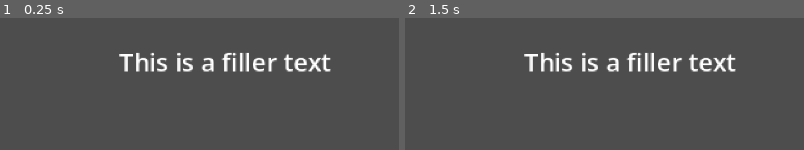
Above: before the commit, frames 1-2 (left to right).
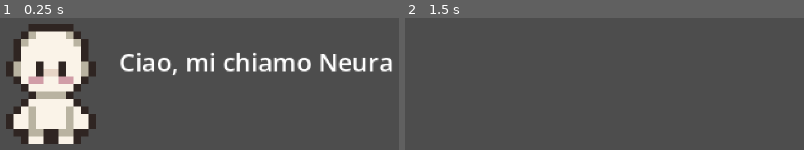
Above: after the commit, the same moments.

Repository: khriii/ai-academy
Game: Godot game, scene res://scenes/ui/dialogue/DialogueManager.tscn
Same seed, same stepped clock (60 frames per second), same inputs: the game is played once before the commit and once after it. This scene is started directly instead of the project's main scene.
Inputs:
- Up to frame 1 (0.25 s): no input
- Up to frame 2 (1.5 s): tap Enter at 0.5 s; hold D (move_right) 0.53-1.28 s; tap Space (continue_dialogue, bound only after the commit) at 0.6, 1.25, 1.35 s; hold S (move_down) from 1.28 s (still down)

The runs differ from the first frame. In frame 1, 21% of the frame differs, in the area x 1-99%, y 4-96%; in frame 2, 3.0%.

Commit message:
finished DialogueManager and added custom scale to the left and right sprites

Diff:
--- a/components/lang/lang_it.json
+++ b/components/lang/lang_it.json
@@ -5,11 +5,13 @@
 		"test_1": [
 			{
 				"speaker": "Neura",
-				"text": "Ciao, mi chiamo Neura"
+				"text": "Ciao, mi chiamo Neura",
+				"position": "left"
 			},
 			{
 				"speaker": "Doc. Epoch",
-				"text": "Ciao Neura"
+				"text": "Ciao Neura",
+				"position": "right"
 			}
 		]
 	}
--- a/project.godot
+++ b/project.godot
@@ -53,6 +53,13 @@
 , Object(InputEventKey,"resource_local_to_scene":false,"resource_name":"","device":-1,"window_id":0,"alt_pressed":false …(186 unchanged characters)…
 ]
 }
+continue_dialogue={
+"deadzone": 0.2,
+"events": [Object(InputEventKey,"resource_local_to_scene":false,"resource_name":"","device":-1,"window_id":0,"alt_pressed":false,"shift_pressed":false,"ctrl_pressed":false,"meta_pressed":false,"pressed":false,"keycode":0,"physical_keycode":32,"key_label":0,"unicode":32,"location":0,"echo":false,"script":null)
+, Object(InputEventKey,"resource_local_to_scene":false,"resource_name":"","device":-1,"window_id":0,"alt_pressed":false,"shift_pressed":false,"ctrl_pressed":false,"meta_pressed":false,"pressed":false,"keycode":0,"physical_keycode":4194309,"key_label":0,"unicode":0,"location":0,"echo":false,"script":null)
+, Object(InputEventMouseButton,"resource_local_to_scene":false,"resource_name":"","device":-1,"window_id":0,"alt_pressed":false,"shift_pressed":false,"ctrl_pressed":false,"meta_pressed":false,"button_mask":1,"position":Vector2(151, 9),"global_position":Vector2(160, 57),"factor":1.0,"button_index":1,"canceled":false,"pressed":true,"double_click":false,"script":null)
+]
+}
 
 [physics]
 
--- a/scenes/ui/dialogue/DialogueManager.tscn
+++ b/scenes/ui/dialogue/DialogueManager.tscn
@@ -2,6 +2,8 @@
 
 [ext_resource type="Script" uid="uid://3r1xgbb0w4xw" path="res://scenes/ui/dialogue/dialogue_manager.gd" id="1_j26l4"]
 [ext_resource type="Script" uid="uid://2p554g1othq4" path="res://components/lang/lang_component.gd" id="2_sck70"]
+[ext_resource type="Texture2D" uid="uid://cjnghhm3lprw1" path="res://assets/sprites/player/16x16 Idle-Sheet.png" id="3_diyup"]
+[ext_resource type="Texture2D" uid="uid://ycbupeq78wha" path="res://assets/sprites/player/16x16 Rotate-Sheet.png" id="4_0256c"]
 
 [sub_resource type="LabelSettings" id="LabelSettings_g7b4d"]
 font_size = 10
@@ -14,8 +16,8 @@
 grow_horizontal = 2
 grow_vertical = 2
 script = ExtResource("1_j26l4")
-left_character = NodePath("")
-right_character = NodePath("")
+left_character = NodePath("LeftSprite")
+right_character = NodePath("RightSprite")
 left_character_marker = NodePath("LeftCharacterMarker")
 right_character_marker = NodePath("RightCharacterMarker")
 dialogue_label = NodePath("DialogueLabel")
@@ -40,9 +42,22 @@
 autowrap_mode = 3
 
 [node name="LeftCharacterMarker" type="Marker2D" parent="." unique_id=311072651]
+position = Vector2(26, 140)
 
 [node name="RightCharacterMarker" type="Marker2D" parent="." unique_id=409396596]
+position = Vector2(294, 140)
 
 [node name="LangComponent" type="Node2D" parent="." unique_id=2112722499]
 script = ExtResource("2_sck70")
 metadata/_custom_type_script = "uid://2p554g1othq4"
+
+[node name="LeftSprite" type="Sprite2D" parent="." unique_id=1795631411]
+texture = ExtResource("3_diyup")
+hframes = 4
+vframes = 5
+
+[node name="RightSprite" type="Sprite2D" parent="." unique_id=338386601]
+texture = ExtResource("4_0256c")
+hframes = 3
+vframes = 3
+frame = 5
--- a/scenes/ui/dialogue/dialogue_manager.gd
+++ b/scenes/ui/dialogue/dialogue_manager.gd
@@ -2,6 +2,8 @@
 
 @export var left_character: Sprite2D
 @export var right_character: Sprite2D
+@export var left_character_size: Vector2 = Vector2(3, 3)
+@export var right_character_size: Vector2 = Vector2(3, 3)
 @export var left_character_marker: Marker2D
 @export var right_character_marker: Marker2D
 @export var dialogue_label: Label
@@ -10,8 +12,12 @@
 @export var lang_component: LangComponent
 
 var file_name: String = "dialogue_manager.gd"
+var current_dialogue: Array
+var current_line: int = 0
+var waiting_for_input: bool = false
 
 func _ready() -> void:
+
 	if not left_character:
 		print(file_name + ": left_character missing")
 	if not right_character:
@@ -23,13 +29,53 @@
 	if not dialogue_label:
 		print(file_name + ": dialogue_label missing")
 
+	set_sprite_sizes()
+
 	play()
 
-func play():
-	var dialogue = lang_component.get_dialogue(dialogue_name)
 
-	for d in dialogue:
-		var speaker = d.speaker
-		var text = d.text
+func set_sprite_sizes():
+	left_character.scale = left_character_size
+	right_character.scale = right_character_size
 
-		print(speaker, ": ", text)
+func _process(_delta: float) -> void:
+	if waiting_for_input and Input.is_action_just_pressed("continue_dialogue"):
+		show_next_line()
+
+func play() -> void:
+	current_dialogue = lang_component.get_dialogue(dialogue_name)
+	current_line = 0
+	show_next_line()
+
+func show_next_line() -> void:
+	if current_line >= current_dialogue.size():
+		queue_free()
+		return
+
+	var line = current_dialogue[current_line]
+	current_line += 1
+
+	# Show the text
+	print(line.speaker + ": " + line.text)
+	dialogue_label.text = line.text
+
+	# Position characters (simple version)
+	_update_character_position(line.position)
+
+	# Wait for input
+	waiting_for_input = true
+
+func _update_character_position(speaker_position: String) -> void:
+	if speaker_position.to_lower() == "left":
+		left_character.global_position = left_character_marker.global_position
+		left_character.show()
+		right_character.hide()
+	elif speaker_position.to_lower() == "right":
+		right_character.global_position = right_character_marker.global_position
+		right_character.show()
+		left_character.hide()
+	else:
+		left_character.global_position = left_character_marker.global_position
+		right_character.global_position = right_character_marker.global_position
+		left_character.show()
+		right_character.show()
